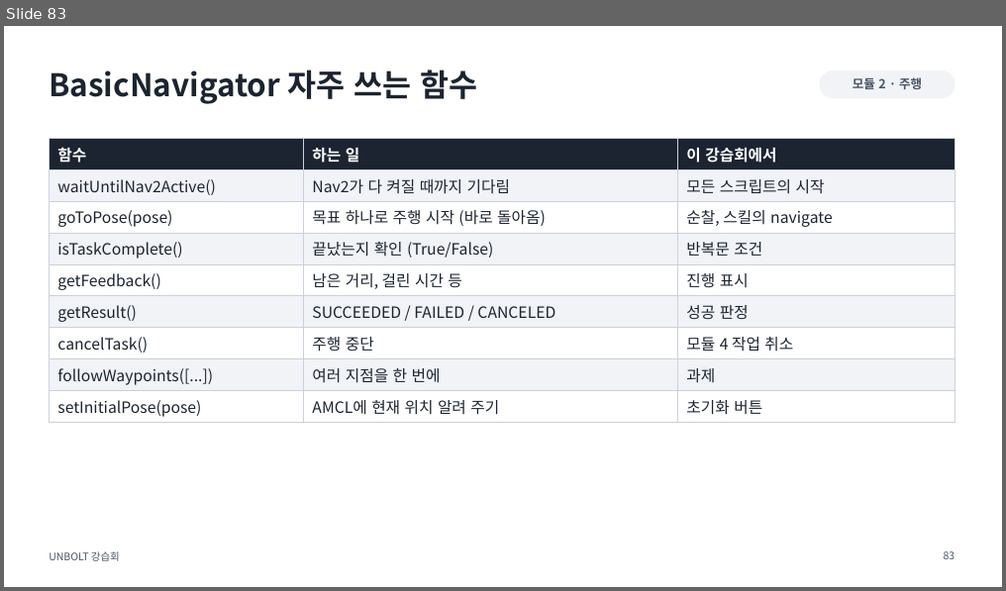
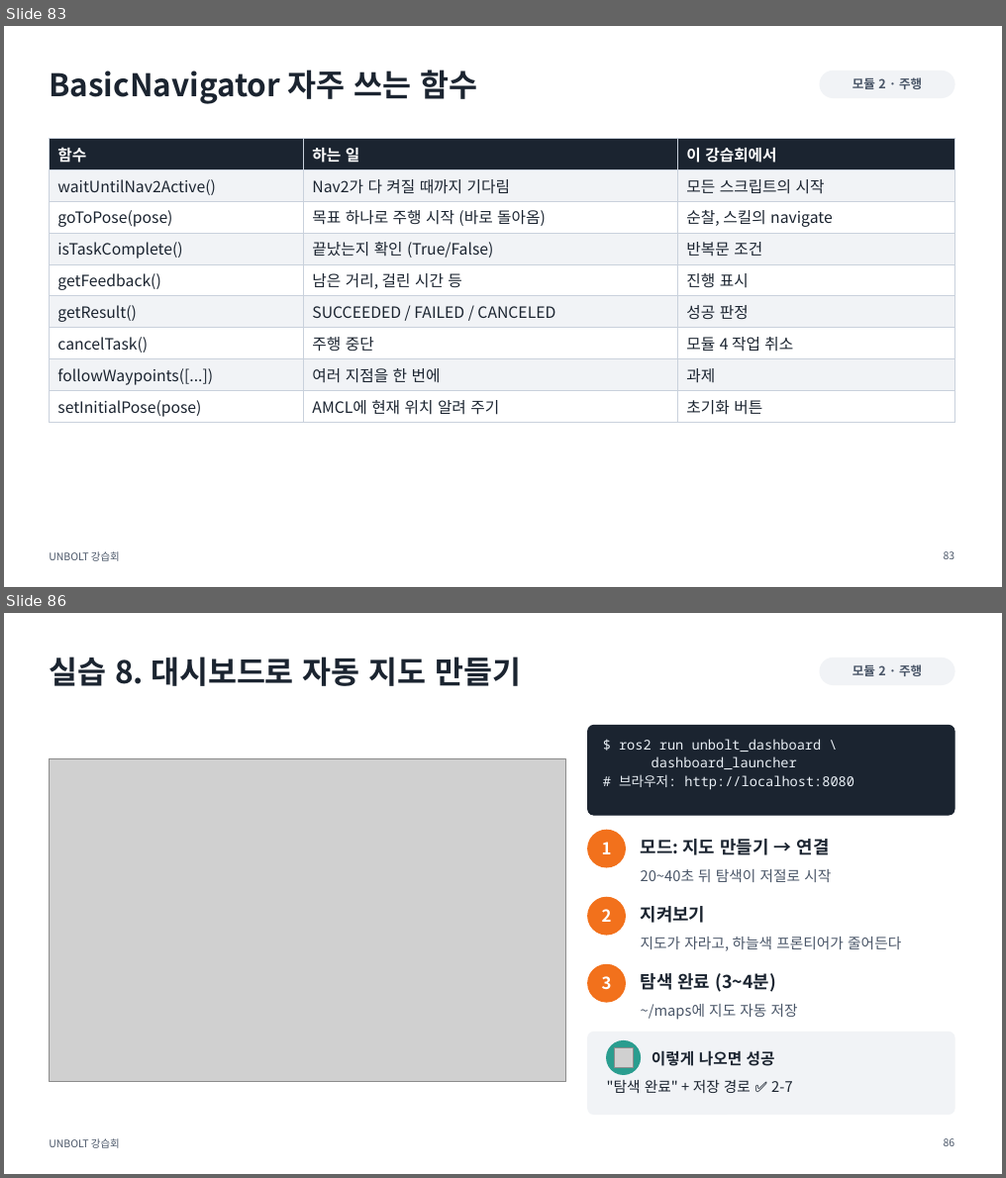
Before and after one commit to sejiny3/AIRLAB, a slide deck: workshop/slides/UNBOLT_workshop.pptx. Shown one above the other, each under a label of ours: slide 83 before the commit, slides 83 and 86 after it; the slides between them are not shown. The pictures are 1006x591 and 1006x1178 pixels, drawn with LibreOffice and Linux fonts; fonts in the diff are those of the drawing; grey boxes stand for pictures. Boxes give left, top, right and bottom in pixels: in the first picture for what was removed or moved away, otherwise in the second. Text is boxed around its words. In the diff, an @@ line names an element or a change of style, - is before the commit and + after.

```diff
--- a/workshop/slides/UNBOLT_workshop.pptx
+++ b/workshop/slides/UNBOLT_workshop.pptx
@@ slide 86 added at [4, 613, 1002, 1174], background #FFFFFF; not listed: 1 template element that a slide beside it also shows @@
@@ title added at [49, 657, 521, 686], 30 pt, text #1B2430, bold @@
+실습 8. 대시보드로 자동 지도 만들기
@@ rounded rectangle added at [820, 658, 954, 685], fill #F1F3F6, outline #F1F3F6 1 pt @@
@@ text added at [852, 664, 922, 676], 12 pt, text #4A5668, bold @@
+모듈 2 · 주행
@@ rounded rectangle added at [588, 725, 954, 815], fill #1B2430, outline #1B2430 1 pt @@
@@ picture added at [49, 759, 565, 1081] @@
@@ text added at [619, 739, 854, 790], 13 pt, text #E8EEF4 @@
+$ ros2 run unbolt_dashboard \
+dashboard_launcher
+# 브라우저: http://localhost:8080
@@ ellipse added at [588, 830, 626, 867], fill #F2711C, outline #F2711C 1 pt @@
@@ text added at [602, 842, 612, 855], 16 pt, text #FFFFFF, bold @@
+1
@@ text added at [641, 839, 830, 856], 17 pt, text #1B2430, bold @@
+모드: 지도 만들기 → 연결
@@ text added at [641, 869, 831, 882], 14 pt, text #4A5668 @@
+20~40초 뒤 탐색이 저절로 시작
@@ ellipse added at [588, 897, 626, 935], fill #F2711C, outline #F2711C 1 pt @@
@@ text added at [602, 909, 612, 922], 16 pt, text #FFFFFF, bold @@
+2
@@ text added at [641, 906, 706, 923], 17 pt, text #1B2430, bold @@
+지켜보기
@@ text added at [641, 937, 901, 952], 14 pt, text #4A5668 @@
+지도가 자라고, 하늘색 프론티어가 줄어든다
@@ ellipse added at [588, 964, 626, 1002], fill #F2711C, outline #F2711C 1 pt @@
@@ text added at [602, 976, 612, 989], 16 pt, text #FFFFFF, bold @@
+3
@@ text added at [641, 973, 776, 992], 17 pt, text #1B2430, bold @@
+탐색 완료 (3~4분)
@@ text added at [641, 1004, 798, 1020], 14 pt, text #4A5668 @@
+~/maps에 지도 자동 저장
@@ rounded rectangle added at [588, 1032, 954, 1115], fill #F1F3F6, outline #F1F3F6 1 pt @@
@@ ellipse added at [607, 1042, 641, 1075], fill #2A9D8F, outline #2A9D8F 1 pt @@
@@ picture added at [614, 1049, 633, 1067] @@
@@ text added at [651, 1051, 775, 1066], 15 pt, text #1B2430, bold @@
+이렇게 나오면 성공
@@ text added at [607, 1080, 792, 1093], 14 pt, text #1B2430 @@
+"탐색 완료" + 저장 경로 ✅ 2-7
@@ page number added at [944, 1139, 955, 1147], 10 pt, text #4A5668 @@
+86
```
Also in this commit, not shown: 6 slides changed, 3 other slides added, 29 other files.
